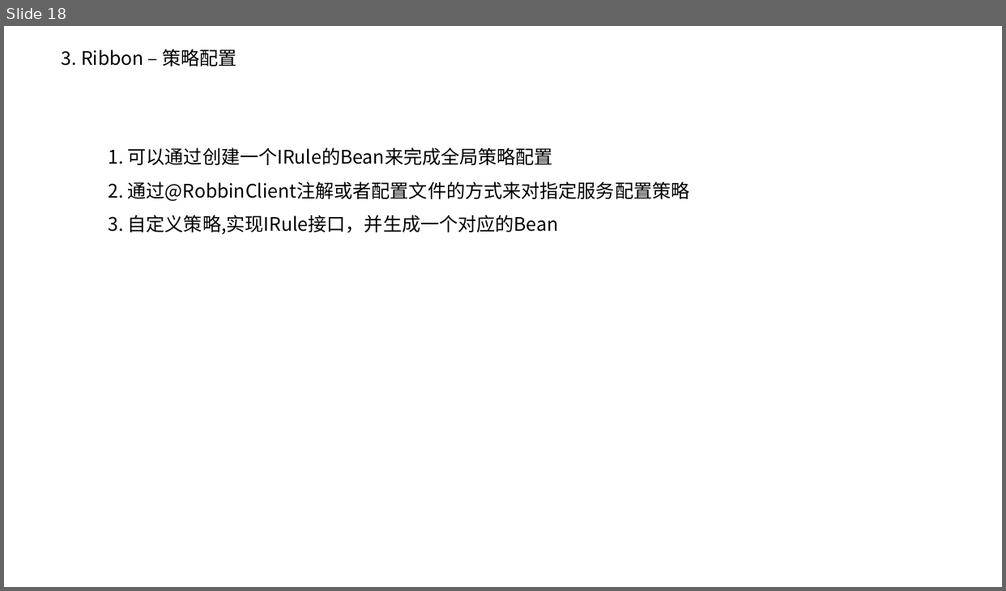
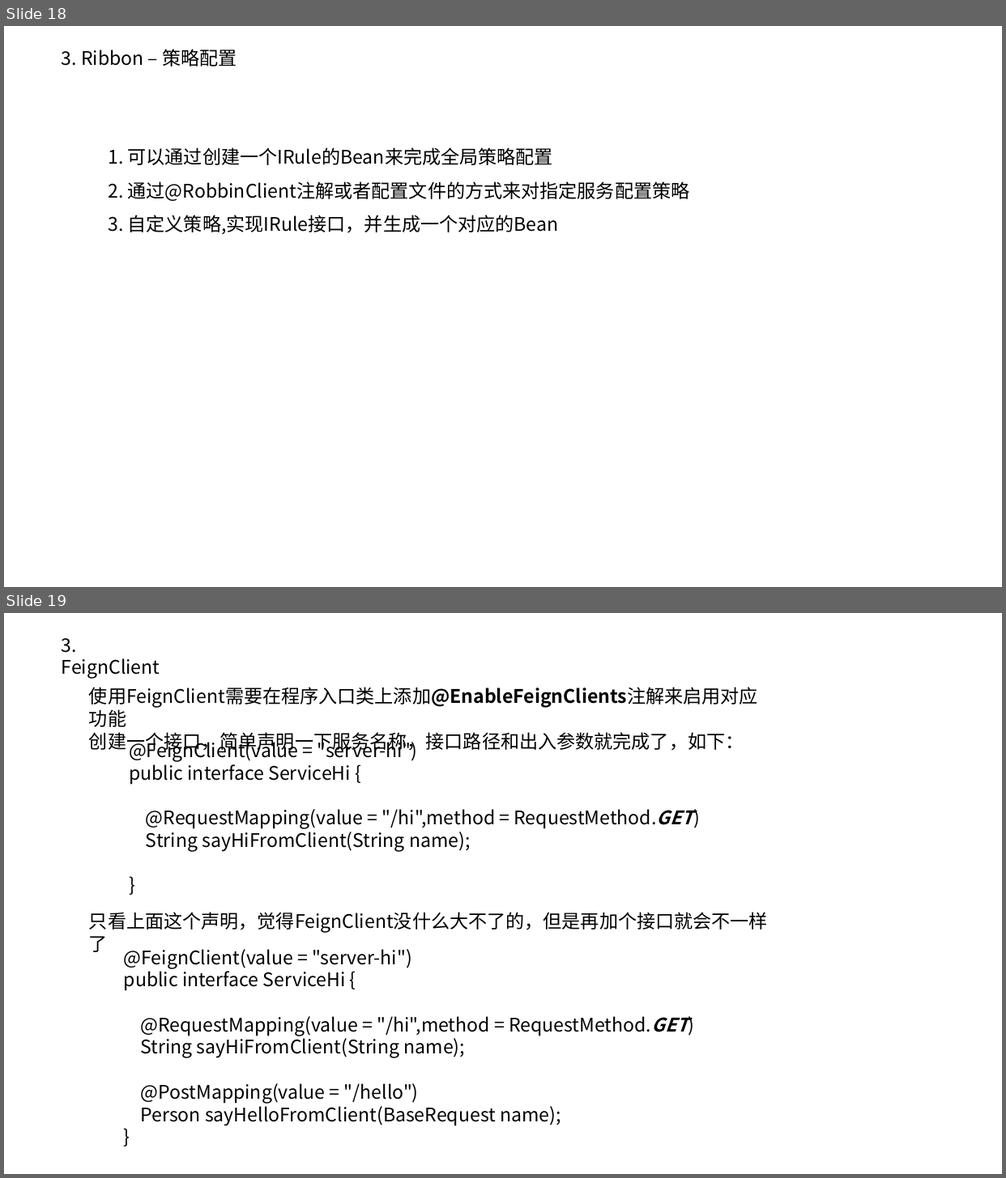
Before and after one commit to pd269hao/demo, a slide deck: doc/技术分享-SpringCloud-20190708.pptx. Shown one above the other, each under a label of ours: slide 18 before the commit, slides 18 and 19 after it. The pictures are 1006x591 and 1006x1178 pixels, drawn with LibreOffice and Linux fonts; fonts in the diff are those of the drawing; background and template pictures are left out. Boxes give left, top, right and bottom in pixels: in the first picture for what was removed or moved away, otherwise in the second. Text is boxed around its words. In the diff, an @@ line names an element or a change of style, - is before the commit and + after.

```diff
--- a/doc/技术分享-SpringCloud-20190708.pptx
+++ b/doc/技术分享-SpringCloud-20190708.pptx
@@ slide 19 added at (4,613,1002,1174), background #FFFFFF @@
@@ text added at (62,638,160,679), 18 pt, text #000000 @@
+3. FeignClient
@@ text added at (89,687,758,753), 18 pt, text #000000 @@
+使用FeignClient需要在程序入口类上添加@EnableFeignClients注解来启用对应功能
+创建一个接口，简单声明一下服务名称，接口路径和出入参数就完成了，如下：
@@ text added at (129,739,693,852), 18 pt, text #000000 @@
+@FeignClient(value = "server-hi")
+public interface ServiceHi {
+@RequestMapping(value = "/hi",method = RequestMethod.GET)
+String sayHiFromClient(String name);
+}
@@ text added at (89,912,768,952), 18 pt, text #000000 @@
+只看上面这个声明，觉得FeignClient没什么大不了的，但是再加个接口就会不一样了
@@ text added at (124,949,688,1126), 18 pt, text #000000 @@
+@FeignClient(value = "server-hi")
+public interface ServiceHi {
+@RequestMapping(value = "/hi",method = RequestMethod.GET)
+String sayHiFromClient(String name);
+@PostMapping(value = "/hello")
+Person sayHelloFromClient(BaseRequest name);
+}
```
Also in this commit, not shown: 1 slide changed, 12 other slides added, 13 slides removed, 2 other files.
